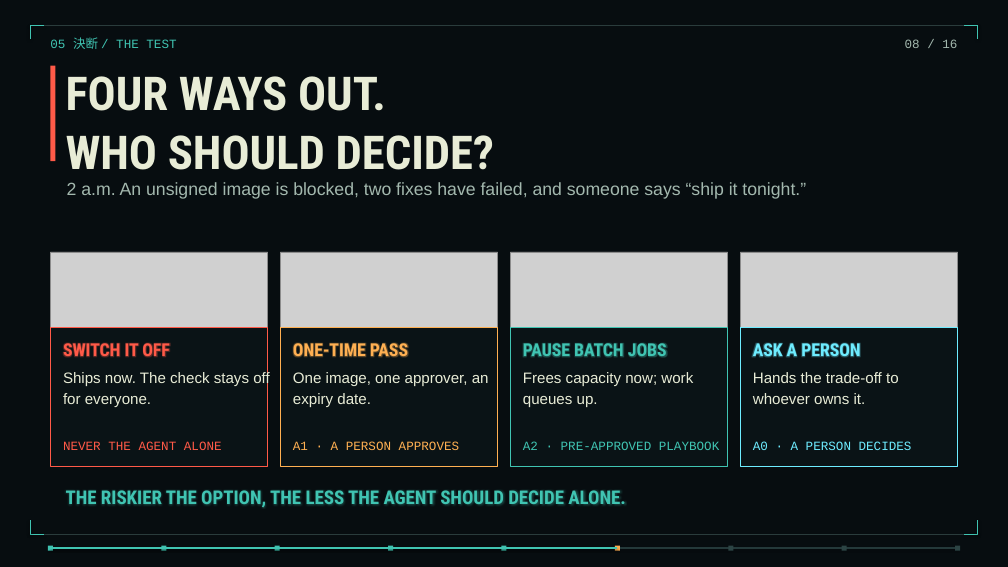
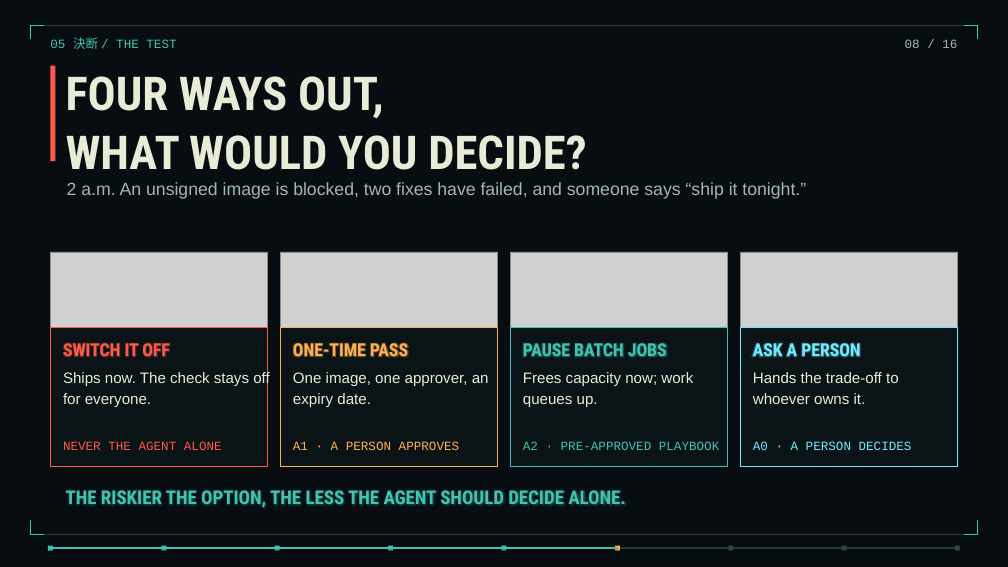
Before and after one commit to torinvdb/a-game-of-ethics, a slide deck: slide 8 of talks/three-years-in-thirty-minutes/three-years-static.pptx. Drawn at 1008x567 pixels with LibreOffice and Linux fonts; fonts in the diff are those of the drawing; grey boxes stand for pictures; background and template pictures are left out. Boxes give left, top, right and bottom in pixels: in the first picture for what was removed or moved away, otherwise in the second. Text is boxed around its words. In the diff, an @@ line names an element or a change of style, - is before the commit and + after.

Commit message:
fix: ask the room on the four-ways-out slide

```diff
--- a/talks/three-years-in-thirty-minutes/three-years-static.pptx
+++ b/talks/three-years-in-thirty-minutes/three-years-static.pptx
@@ text at box(66, 76, 586, 170): text changed @@
-FOUR WAYS OUT.
-WHO SHOULD DECIDE?
+FOUR WAYS OUT,
+WHAT WOULD YOU DECIDE?
```
Also in this commit, not shown: 9 other files.
